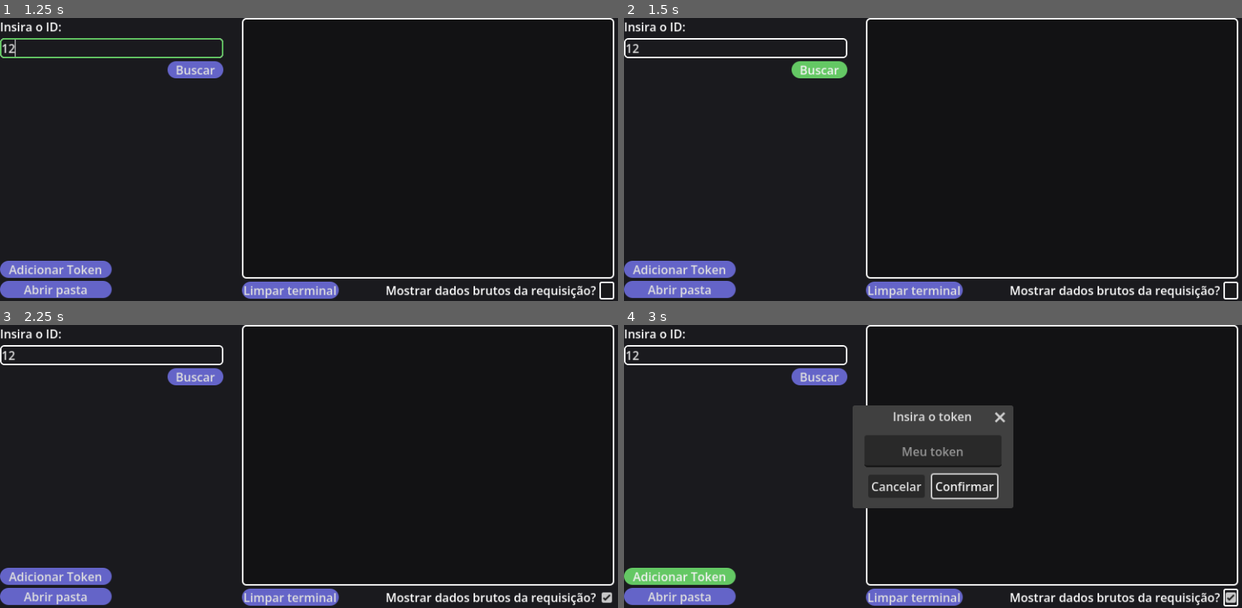
Above: before the commit, frames 1-4 (two rows, left to right).
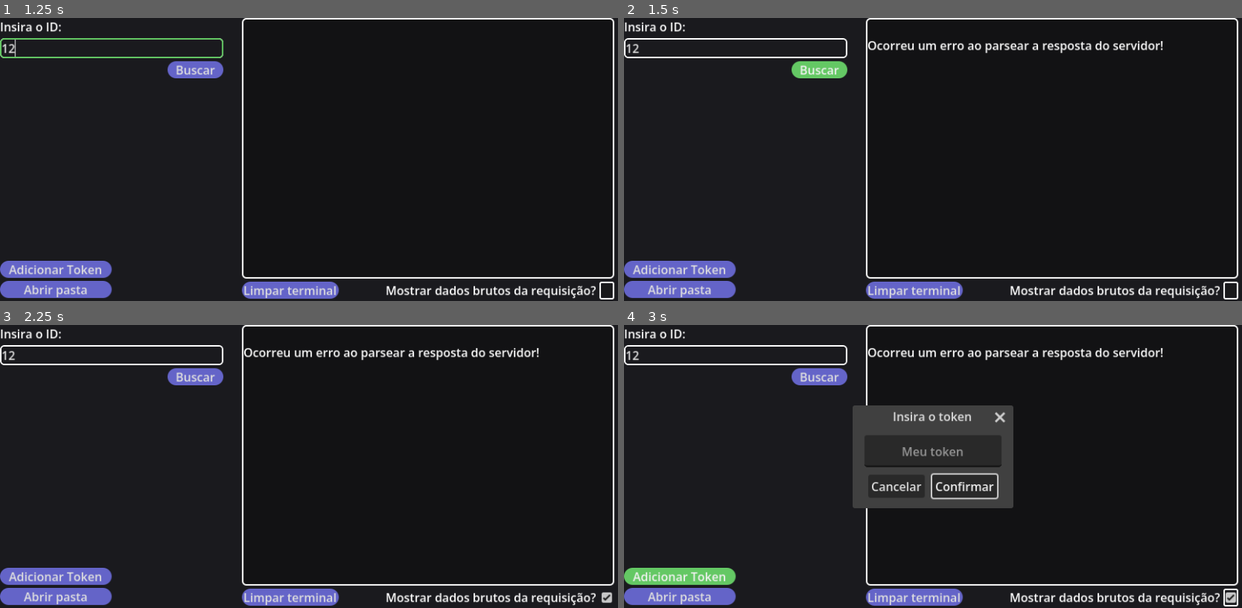
Above: after the commit, the same moments.

Repository: LucEvenepoel/Striker
Game: Godot game, scene res://scenes/MainApp.tscn
The game is run twice, just before and just after one commit, with the same random seed, the same clock (stepped at 60 frames per second) and the same inputs.
Inputs (mouse positions are in pixels of both pictures, inside the frame that each line leads up to):
- Up to frame 1 (1.25 s): click (111, 49) at 0.52 s; type "12" at 0.6 s
- Up to frame 2 (1.5 s): click "Buscar" at 1.25 s
- Up to frame 3 (2.25 s): click (605, 596) at 2 s
- Up to frame 4 (3 s): click "Adicionar Token" at 2.75 s

Frame 1 is identical in both runs. In frame 2, 0.8% of the frame differs, in the area x 39-88%, y 7-13%; in frame 3, 0.8%; in frame 4, 0.8%.
Error before the commit: Invalid access to property or key 'Token' on a base object of type 'Dictionary'. (res://scripts/main_app.gd:41)

Commit message:
Fim da refatoração inicial, o app está parcialmente funcional novamente

Diff:
--- a/scenes/InsertTokenPopup.tscn
+++ b/scenes/InsertTokenPopup.tscn
@@ -19,4 +19,5 @@
 placeholder_text = "Meu token"
 alignment = 1
 
+[connection signal="canceled" from="." to="." method="_on_canceled"]
 [connection signal="confirmed" from="." to="." method="_on_confirmed"]
--- a/scenes/MainApp.tscn
+++ b/scenes/MainApp.tscn
@@ -35,10 +35,6 @@
 [node name="Background" type="Sprite2D" parent="." unique_id=876525213]
 texture = ExtResource("2_kpf3g")
 centered = false
-
-[node name="SearchData" type="HTTPRequest" parent="." unique_id=1576722417]
-
-[node name="ValidateURL" type="HTTPRequest" parent="." unique_id=40378214]
 
 [node name="Control" type="Control" parent="." unique_id=1313851821]
 layout_mode = 3
@@ -124,8 +120,6 @@
 grow_horizontal = 1
 grow_vertical = 1
 
-[connection signal="request_completed" from="SearchData" to="." method="_on_http_request_request_completed"]
-[connection signal="request_completed" from="ValidateURL" to="." method="_on_validate_url_request_completed"]
 [connection signal="pressed" from="Control/VBoxContainer/IDArea/ROW2/RunButton" to="." method="_on_run_button_pressed"]
 [connection signal="pressed" from="Control/VBoxContainer/SettingsArea/AddTokenButton" to="." method="_on_add_token_button_pressed"]
 [connection signal="pressed" from="Control/VBoxContainer/SettingsArea/OpenMainFolderButton" to="." method="_on_open_main_folder_button_pressed"]
--- /dev/null
+++ b/scripts/global/fetch.gd
@@ -0,0 +1,73 @@
+extends Node
+
+@onready var http := HTTPRequest.new()
+
+const DISCORD_PROFILES_STATIC_RESOURCE_API: String = "https://cdn.discordapp.com"
+const DISCORD_USER_STATIC_API: String = "https://discord.com/api/v10/users/"
+var actual_dictionary = FileManager.actual_dictionary
+
+var user_bag: Dictionary = {
+	"UserID": "",
+	"AvatarID": "",
+	"BannerID": ""
+}
+
+var urls_bag: Dictionary = {}
+
+func _ready() -> void:
+	SignalManager.connect("search_user", fetch)
+	add_child(http)
+	http.request_completed.connect(finish_fetch)
+
+func fetch(UserID: String) -> void:
+	user_bag["UserID"] = UserID
+	var url = DISCORD_USER_STATIC_API + user_bag["UserID"]
+	var headers = [
+		"Authorization: Bot %s" % actual_dictionary["Token"],
+		"Content-Type: application/json"
+	]
+	http.request(url, headers)
+
+func finish_fetch(_result: int, response_code: int, _headers: PackedStringArray, body: PackedByteArray) -> void:
+
+	var data = body.get_string_from_utf8()
+	var json = JSON.new()
+
+	if (data != null):
+		if (FileManager.actual_dictionary["ShowAPIResponse"]):
+			SignalManager.log.emit(data)
+
+		var info = json.parse(data)
+		if info == OK:
+			var requestdata = json.get_data()
+			if response_code == 200:
+				user_bag["AvatarID"] = requestdata.get("avatar", "")
+				user_bag["BannerID"] = requestdata.get("banner", "")
+				verify_urls()
+			else:
+				SignalManager.log.emit("Servidor: %s" % [requestdata])
+				return
+		else:
+			SignalManager.log.emit("Ocorreu um erro ao parsear a resposta do servidor!")
+			return
+
+func verify_urls():
+	urls_bag = {
+		"default_discord_static_avatar_url": "%s/avatars/%s/%s.png?size=2048" % [DISCORD_PROFILES_STATIC_RESOURCE_API, user_bag["UserID"], user_bag["AvatarID"]],
+		"default_discord_animated_avatar_url": "%s/avatars/%s/%s.gif?size=2048" % [DISCORD_PROFILES_STATIC_RESOURCE_API, user_bag["UserID"], user_bag["AvatarID"]],
+		"default_discord_static_banner_url": "%s/banners/%s/%s.png?size=2048" % [DISCORD_PROFILES_STATIC_RESOURCE_API, user_bag["UserID"], user_bag["BannerID"]],
+		"default_discord_animated_banner_url": "%s/banners/%s/%s.gif?size=2048" % [DISCORD_PROFILES_STATIC_RESOURCE_API, user_bag["UserID"], user_bag["BannerID"]]
+	}
+	for url in urls_bag:
+		var temp_http = HTTPRequest.new()
+		add_child(temp_http)
+		temp_http.request_completed.connect(
+			func(result, response_code, headers, body):
+			finish_verify(url, result, response_code, headers, body)
+			temp_http.queue_free()
+		)
+		temp_http.request(urls_bag[url])
+
+func finish_verify(url: String, _result: int, response_code: int, _headers: PackedStringArray, _body: PackedByteArray) -> void:
+	if response_code == 200:
+		SignalManager.log.emit(urls_bag[url])
--- a/scripts/global/file_manager.gd
+++ b/scripts/global/file_manager.gd
@@ -2,7 +2,6 @@
 
 const settingsfilepath: String = "user://properties.bin"
 const NUM_SIGNATURE: int = 2077
-var main_app;
 
 const default_dictionary: Dictionary = {
 	"ShowAPIResponse": true,
@@ -13,7 +12,6 @@
 
 func _ready() -> void:
 	SignalManager.connect("app_started", verify_file_integrity)
-	main_app = get_tree().current_scene
 
 func verify_file_integrity() -> void:
 	if not FileAccess.file_exists(settingsfilepath):
@@ -68,7 +66,6 @@
 			repair_file()
 			return
 
-	main_app.main_dictionary = actual_dictionary
 	SignalManager.read_finshed.emit()
 
 func write(Ekey: Variant, Value: Variant) -> void:
--- a/scripts/global/signal_manager.gd
+++ b/scripts/global/signal_manager.gd
@@ -11,3 +11,9 @@
 
 @warning_ignore("unused_signal")
 signal log
+
+@warning_ignore("unused_signal")
+signal search_user
+
+@warning_ignore("unused_signal")
+signal verify_data
--- a/scripts/global/weblogic.gd
+++ /dev/null
@@ -1 +0,0 @@
-extends Node
--- a/scripts/main_app.gd
+++ b/scripts/main_app.gd
@@ -1,24 +1,9 @@
 extends Node2D
 
 const MAIN_PATH = "user://"
-@export var main_dictionary: Dictionary;
 
-@onready var httprequest = $SearchData # Referencie o Nó das requisições para busca inicial de dados. (HttpRequest)
 @onready var IDline = $Control/VBoxContainer/IDArea/ROW1/ID # Referencie o Nó do Input de ID. (LineEdit)
 @onready var token_insert_popup: ConfirmationDialog = $InsertTokenPopup
-@onready var search_data: HTTPRequest = $SearchData
-
-var Useridformated;
-var outputrequest;
-var avatarid;
-var bannerid;
-var avatarurl;
-var avataranimatedurl;
-var bannerurl;
-var banneranimatedurl;
-var ValidURL;
-
-signal ContinueValidation # Declaração do valor do sinal para a lógica de validação de URL's.
 
 func _ready() -> void:
 	SignalManager.app_started.emit()
@@ -29,7 +14,6 @@
 func _on_add_token_button_pressed() -> void:
 	token_insert_popup.visible = true
 
-# Botão que inicia a busca pelos avatares e banners
 func _on_run_button_pressed() -> void:
 	if IDline.text == "":
 		OS.alert("O campo de ID não pode estar vazio.", "Alerta!")
@@ -38,81 +22,4 @@
 		OS.alert("O ID só pode conter números.", "Alerta!")
 		return
 	else:
-		var headers = [
-		"Authorization: Bot %s" % main_dictionary["Token"],
-		 "Content-Type: application/json"
-]
-		var idinput = IDline.text
-		Useridformated = idinput
-		var url = "https://discord.com/api/v10/users/%s" % idinput
-		httprequest.request(url, headers)
-
-func _on_http_request_request_completed(_result: int, response_code: int, _headers: PackedStringArray, body: PackedByteArray):
-	outputrequest = body.get_string_from_utf8()
-	if main_dictionary["ShowAPIResponse"] == true and not outputrequest == null:
-		SignalManager.log.emit(outputrequest)
-
-	var json = JSON.new()
-	if not outputrequest == null:
-		var info = json.parse(outputrequest)
-		if info == OK:
-			var requestdata = json.get_data()
-			if response_code != 200: # Se a requisição não for um sucesso prossiga para descobrir mais erros.
-				if response_code == 401: # Caso o Http code for 401 (Não autorizado avise o usuário!
-					SignalManager.log.emit("401 Não autorizado! (Verifique o token)")
-					return
-				else:
-					SignalManager.log.emit("O servidor retornou um erro! Tente novamente em alguns instantes.")
-					return
-			avatarid = requestdata.get("avatar", "")
-			bannerid = requestdata.get("banner", "")
-			mountfinalurl()
-			OS.alert("Validando URL's aguarde alguns instantes!", "Aguarde!" )
-		else:
-			OS.alert("Ocorreu um erro ao parsear a resposta do servidor!", "ERRO!")
-			SignalManager.log.emit("parseoutputrequest(): Ocorreu um erro ao parsear a resposta do servidor!")
-			return
-
-func mountfinalurl():
-	var newHttpRequest = $ValidateURL
-
-	avatarurl = "https://cdn.discordapp.com/avatars/%s/%s.png?size=2048" % [Useridformated, avatarid]
-	newHttpRequest.request(avatarurl)
-	await ContinueValidation
-	if ValidURL == true:
-		SignalManager.log.emit(avatarurl)
-	else:
-		SignalManager.log.emit("O usuário não possui um avatar personalizado!")
-
-	avataranimatedurl = "https://cdn.discordapp.com/avatars/%s/%s.gif?size=2048" % [Useridformated, avatarid]
-	newHttpRequest.request(avataranimatedurl)
-	await ContinueValidation
-	if ValidURL == true:
-		SignalManager.log.emit(avataranimatedurl)
-	else:
-		SignalManager.log.emit("O usuário não possui um avatar animado!")
-
-	bannerurl = "https://cdn.discordapp.com/banners/%s/%s.png?size=2048" % [Useridformated, bannerid]
-	newHttpRequest.request(bannerurl)
-	await ContinueValidation
-	if ValidURL == true:
-		SignalManager.log.emit(bannerurl)
-	else:
-		SignalManager.log.emit("O usuário não possui um banner personalizado!")
-
-	banneranimatedurl = "https://cdn.discordapp.com/banners/%s/%s.gif?size=2048" % [Useridformated, bannerid]
-	newHttpRequest.request(banneranimatedurl)
-	await ContinueValidation
-	if ValidURL == true:
-		SignalManager.log.emit(banneranimatedurl)
-	else:
-		SignalManager.log.emit("O usuário não possui um banner animado!")
-
-func _on_validate_url_request_completed(_result: int, response_code: int, _headers: PackedStringArray, _body: PackedByteArray):
-
-	if response_code == 200: # Verifica se o servidor retornou status de sucesso quando a URL foi requisitada.
-		ValidURL = true
-	else:
-		ValidURL = false
-
-	emit_signal("ContinueValidation")
+		SignalManager.search_user.emit(IDline.text)
--- a/scripts/scenes logic/console.gd
+++ b/scripts/scenes logic/console.gd
@@ -1,6 +1,6 @@
 extends Control
 
-@onready var main_app: Node2D = $".."
+@onready var main: Node2D = $".."
 @onready var console_screen: RichTextLabel = $VBoxContainer/Console
 @onready var show_output_button: CheckBox = $VBoxContainer/HBoxContainer/ShowOutputLabel/ShowOutputButton
 
@@ -9,7 +9,7 @@
 	SignalManager.connect("read_finshed", change_output_button_state)
 
 func change_output_button_state() -> void:
-	show_output_button.button_pressed = main_app.main_dictionary["ShowAPIResponse"]
+	show_output_button.button_pressed = FileManager.actual_dictionary["ShowAPIResponse"]
 
 func add_message(message: String) -> void:
 	console_screen.text += (message + "\n")
@@ -19,5 +19,4 @@
 	console_screen.text = ""
 
 func _on_show_output_button_toggled(toggled_on: bool) -> void:
-		main_app.main_dictionary["ShowAPIResponse"] = toggled_on
-		FileManager.write("ShowAPIResponse", toggled_on)
+	SignalManager.new_data_inserted.emit("ShowAPIResponse", toggled_on)
--- a/scripts/scenes logic/insert_token_popup.gd
+++ b/scripts/scenes logic/insert_token_popup.gd
@@ -1,10 +1,9 @@
 extends Window
 
-@onready var token_input: LineEdit = $TokenInput
-@onready var main_app: Node2D = $".."
+@onready var input: LineEdit = $TokenInput
 
 func _on_confirmed() -> void:
-	var token = token_input.text
+	var token = input.text
 
 	if (token == ""):
 		OS.alert("O campo do token não pode estar vazio!", "Atenção!")
@@ -13,5 +12,7 @@
 		OS.alert("Este token parece curto demais, verifique-o!", "Atenção!")
 		return
 
-	main_app.main_dictionary["Token"] = token
-	FileManager.write("Token", "%s" % token)
+	SignalManager.new_data_inserted.emit("Token", token)
+
+func _on_canceled() -> void:
+	input.text = ""
Not shown, changed: export_presets.cfg
Renamed: scripts/global/weblogic.gd.uid -> scripts/global/fetch.gd.uid
Not shown, changed: scripts/global/file_manager.gd.uid
Not shown, changed: scripts/global/signal_manager.gd.uid
Not shown, changed: scripts/main_app.gd.uid
